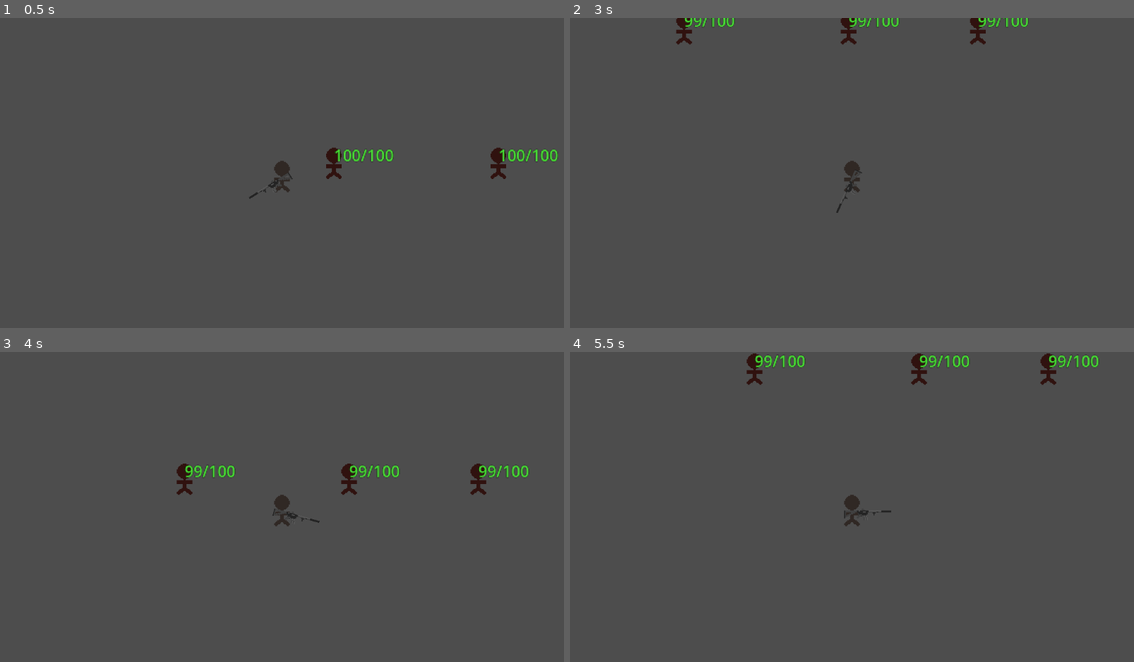
Above: before the commit, frames 1-4 (two rows, left to right).
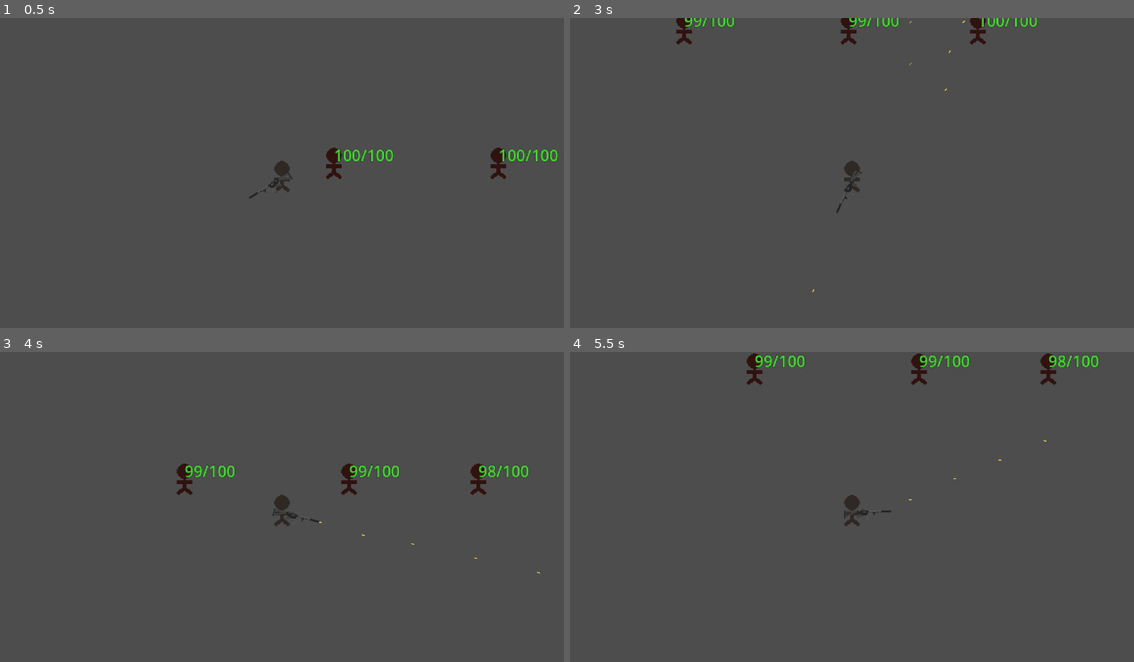
Above: after the commit, the same moments.

Repository: ExHilEr8/Personal-Game-Jam
Game: Godot game, scene res://scenes/main.tscn
Two runs of this game, one before a commit and one after it. Both use one fixed random seed, a clock stepped at 60 frames per second and the inputs below. Sound files missing from this copy of the repository are replaced by a short silence.
Inputs (mouse positions are in pixels of both pictures, inside the frame that each line leads up to):
- Up to frame 1 (0.5 s): no input
- Up to frame 2 (3 s): tap Enter at 0.5, 2.75 s; move the mouse to (976, 160) at 0.52 s; press the mouse at (976, 160) at 0.53 s; hold D (move_right) 0.53-1.28 s; tap Space at 1.25 s; move the mouse to (739, 191) at 1.27 s; release the mouse at (739, 191) at 1.28 s; hold S (move_down) 1.28-2.03 s; click (739, 191) at 1.35 s; move the mouse to (908, 107) at 2.02 s; press the mouse at (908, 107) at 2.03 s; hold D (move_right) 2.03-2.78 s; move the mouse to (823, 241) at 2.77 s; release the mouse at (823, 241) at 2.78 s; hold W (move_up) from 2.78 s (still down); click (823, 241) at 2.85 s
- Up to frame 3 (4 s): move the mouse to (451, 556) at 3.52 s; release W (move_up) at 3.53 s; press the mouse at (451, 556) at 3.53 s; hold A (move_left) from 3.53 s (still down)
- Up to frame 4 (5.5 s): tap R (reload) at 4.15 s; move the mouse to (682, 463) at 4.27 s; release the mouse at (682, 463) at 4.28 s; click (682, 463) at 4.35 s; tap Space at 5 s; move the mouse to (880, 510) at 5.02 s; release A (move_left) at 5.03 s; press the mouse at (880, 510) at 5.03 s; hold S (move_down) from 5.03 s (still down)

Frame 1 is identical in both runs. In frame 2, 0.2% of the frame differs, in the area x 42-83%, y 0-89%; in frame 3, less than 0.1%; in frame 4, less than 0.1%.

Commit message:
Implemented charge shots

Diff:
--- a/scenes/Projectile.gd
+++ b/scenes/Projectile.gd
@@ -20,12 +20,21 @@
 @export var sound_volume : float = 0.0
 @export var sound_attenuation: float = float(1)
 
+var charge: float = float(1):
+	get:
+		return charge
+	set(value):
+		charge = clamp(float(value), float(0), float(1))
+
 var impact_effect: ImpactEffect = ImpactEffect.new()
 
 signal enemy_hit(position: Vector2, enemy: Node, projectile)
 signal enemy_exit(position: Vector2, enemy: Node, projectile)
 signal wall_hit(position: Vector2, wall: Node, projectile)
 signal wall_exit(position: Vector2, wall: Node, projectile)
+
+func _ready():
+	print(charge)
 
 func determine_projectile_interaction(parent, body: Node, bullet_global_position: Vector2, bullet_global_rotation: float):
 	if body.is_in_group("Enemy"):
--- a/scenes/Weapon.gd
+++ b/scenes/Weapon.gd
@@ -15,6 +15,9 @@
 @export var is_burst_fire: bool = false
 @export var burst_amount: int = int(1)
 @export var burst_fire_rate: float = float(0.1)
+@export var charge_time_seconds: float = float(1)
+@export var is_charge_fire: bool = false
+@export var minimum_charge: float = float(0)
 @export var projectile_count: int = int(1)
 @export var projectile_even_spread: bool = false
 
@@ -24,11 +27,11 @@
 @export var hitscan_collision_mask: int = CollisionConstants.get_final_layer([CollisionConstants.ENEMY, CollisionConstants.WALL])
 @export var hitscan_custom_instance_point: Vector2 = Vector2(0,0)
 @export var allow_queued_firing: bool = true
-@export var queue_firing_delay: float = float(0.1):
+@export var queue_firing_delay: float = float(0.1) :
 	get:
 		return queue_firing_delay
 	set(value):
-		queue_firing_delay = clamp(value, 0, fire_rate)
+		queue_firing_delay = clamp(float(value), float(0), float(1))
 
 @export_category("Resources")
 @export var physics_projectile: PackedScene
@@ -38,26 +41,28 @@
 var hitscan_projectile_instances = []
 
 var burst_timer: Timer
-var is_bursting = false
+var is_bursting: bool = false
 
 var reload_timer: Timer
-var is_reloading = false
+var is_reloading: bool = false
 
 var fire_rate_timer: Timer
 var fired_is_queued: bool = false
+
+var can_fire = bool(true)
+
+var charge_full_autod_previously: bool = false
+var current_charge: float = float(0) :
+	get:
+		return current_charge
+	set(value):
+		current_charge = clamp(float(value), float(0), float(1))
 
 var magazine_count: int :
 	get:
 		return magazine_count
 	set(value):
 		magazine_count = clamp(value, 0, 9223372036854775807)
-
-var can_fire = true :
-	get:
-		return can_fire
-	set(value):
-		can_fire = bool(value)
-
 
 func _ready():
 	fire_rate_timer = initialize_general_timer()
@@ -99,16 +104,19 @@
 
 	return raycast
 
-# Called every frame. 'delta' is the elapsed time since the previous frame.
-func _process(_delta):
-	if(is_full_auto):
-		check_attempt_full_fire()
-	else:
-		check_attempt_single_fire()
+func _process(delta):
+	if is_charge_fire == true:
+		check_attempt_charge_fire(delta)
+
+	else:
+		if is_full_auto == true:
+			check_attempt_full_fire()
+		else:
+			check_attempt_single_fire()
 
 	check_attempt_reload()
 
-func _physics_process(_delta):
+func _physics_process(delta):
 	if is_hitscan == true:
 		for ray in hitscan_raycasts:
 			ray.target_position = get_default_ray_target()
@@ -116,14 +124,14 @@
 func get_default_ray_target() -> Vector2:
 	return Vector2(hitscan_ray_length, 0)
 
+func start_reload():
+	reload_timer.start(reload_time)
+	is_reloading = true
+
 func check_attempt_reload():
 	if Input.is_action_just_pressed("reload") and reserve_ammo > 0 and magazine_count < magazine_size and is_reloading == false:
 		start_reload()
 
-func start_reload():
-	reload_timer.start(reload_time)
-	is_reloading = true
-
 func check_attempt_full_fire():
 	if Input.is_action_pressed("primary_action"):
 		try_fire()
@@ -132,7 +140,26 @@
 	if Input.is_action_just_pressed("primary_action"):
 		try_fire()
 
+func check_attempt_charge_fire(delta):
+	if Input.is_action_pressed("primary_action"):
+		current_charge += float((1 * delta) / charge_time_seconds)
+
+		if current_charge == 1 and is_full_auto == true:
+			try_fire()
+			current_charge = 0
+			charge_full_autod_previously = true
+
+	elif Input.is_action_just_released("primary_action"):
+		if current_charge >= minimum_charge and charge_full_autod_previously == false:
+			try_fire()
+		elif charge_full_autod_previously == true:
+			charge_full_autod_previously = false
+
+		current_charge = 0
+
 func try_fire():
+	determine_can_fire()
+
 	if is_burst_fire == true:
 		burst_fire()
 
@@ -140,14 +167,10 @@
 		regular_fire()
 
 func regular_fire():
-	determine_can_fire()
-
 	if(can_fire == true):
 		shoot()
 
 func burst_fire():
-	determine_can_fire()
-
 	if(can_fire == true):
 		is_bursting = true
 
@@ -161,7 +184,6 @@
 
 func shoot():
 	var spread_increment = (PI * (1 - initial_accuracy)) / projectile_count
-
 	var initial_rotation
 
 	if is_hitscan == true:
@@ -172,7 +194,8 @@
 		initial_rotation = get_global_rotation()
 
 	# Subtracts half of the entire width of the spread from the initial_rotation to determine
-	#	the starting point for the spread, and then rotates down with each subsequent projectile
+	#	the starting point for the spread, and then rotates down with each subsequent projectile.
+	# (This process is just super smash n64 fox up + b move lmao)
 	var rotation_param = initial_rotation - ((PI * (1 - initial_accuracy)) / 2)
 
 	# Not sure why but the rotation_param needs to be adjusted by half of a spread increment to
@@ -180,24 +203,29 @@
 	#	I'm overlooking at the time of coding
 	rotation_param += spread_increment / 2
 
+	var pass_charge = float(1)
+
+	if is_charge_fire == true:
+		pass_charge = current_charge
+
 	if(is_hitscan == true):
 		for n in hitscan_raycasts.size():
 			if projectile_even_spread == true:
-				fire_hitscan(hitscan_raycasts[n], hitscan_projectile_instances[n], rotation_param)
+				fire_hitscan(hitscan_raycasts[n], hitscan_projectile_instances[n], rotation_param, pass_charge)
 				rotation_param += spread_increment
 			else:
-				fire_hitscan(hitscan_raycasts[n], hitscan_projectile_instances[n], apply_accuracy(hitscan_raycasts[n].rotation, initial_accuracy))
+				fire_hitscan(hitscan_raycasts[n], hitscan_projectile_instances[n], apply_accuracy(hitscan_raycasts[n].rotation, initial_accuracy), pass_charge)
 
 	else:
 		for n in projectile_count:
 			if projectile_even_spread == true:
-				fire_projectile(physics_projectile, $BulletInstancePoint.get_global_position(), rotation_param)
+				fire_projectile(physics_projectile, $BulletInstancePoint.get_global_position(), rotation_param, pass_charge)
 				rotation_param += spread_increment
 			else:
-				fire_projectile(physics_projectile, $BulletInstancePoint.get_global_position(), apply_accuracy(get_global_rotation(), initial_accuracy))
-
+				fire_projectile(physics_projectile, $BulletInstancePoint.get_global_position(), apply_accuracy(get_global_rotation(), initial_accuracy), pass_charge)
 
 	fire_rate_timer.start(fire_rate)
+
 	print("fire", magazine_count, "/", magazine_size)
 
 
@@ -207,10 +235,11 @@
 
 # fire_projectile() uses the physics_projectile: PackedScene which is generally provided
 #	in the editor per gun. See PhysicsProjectilePrefab.tscn for more info
-func fire_projectile(projectile_scene: PackedScene, projectile_start_point: Vector2, projectile_rotation: float):
+func fire_projectile(projectile_scene: PackedScene, projectile_start_point: Vector2, projectile_rotation: float, projectile_charge: float = float(1)):
 	var projectile_instance = projectile_scene.instantiate()
 	projectile_instance.position = projectile_start_point
 	projectile_instance.rotation = projectile_rotation
+	projectile_instance.charge = projectile_charge
 	projectile_instance.apply_impulse(Vector2(projectile_instance.projectile_speed, 0).rotated(projectile_instance.rotation), Vector2())
 	get_tree().get_root().add_child(projectile_instance)
 
@@ -223,7 +252,9 @@
 
 # fire_hitscan() uses the hitscan_projectile: PackedScene which is generally provided
 #	in the editor per gun. See HitscanProjectilePrefab.tscn for more info
-func fire_hitscan(ray: RayCast2D, projectile, projectile_rotation: float):
+func fire_hitscan(ray: RayCast2D, projectile, projectile_rotation: float, projectile_charge: float = float(1)):
+	projectile.charge = projectile_charge
+
 	if(initial_accuracy < 1):
 		ray.target_position = ray.target_position.rotated(projectile_rotation)
 
--- a/scenes/testing_scenes/weapon_testing.tscn
+++ b/scenes/testing_scenes/weapon_testing.tscn
@@ -27,10 +27,9 @@
 [node name="Weapon" parent="Player/WeaponContainer" instance=ExtResource("3_5a638")]
 position = Vector2(16, 4)
 fire_rate = 0.05
+initial_accuracy = 0.99
 magazine_size = 9000
 reserve_ammo = 9000
-is_hitscan = true
-queue_firing_delay = 0.0
 physics_projectile = ExtResource("4_cxa28")
 hitscan_projectile = ExtResource("5_txgtt")
 
